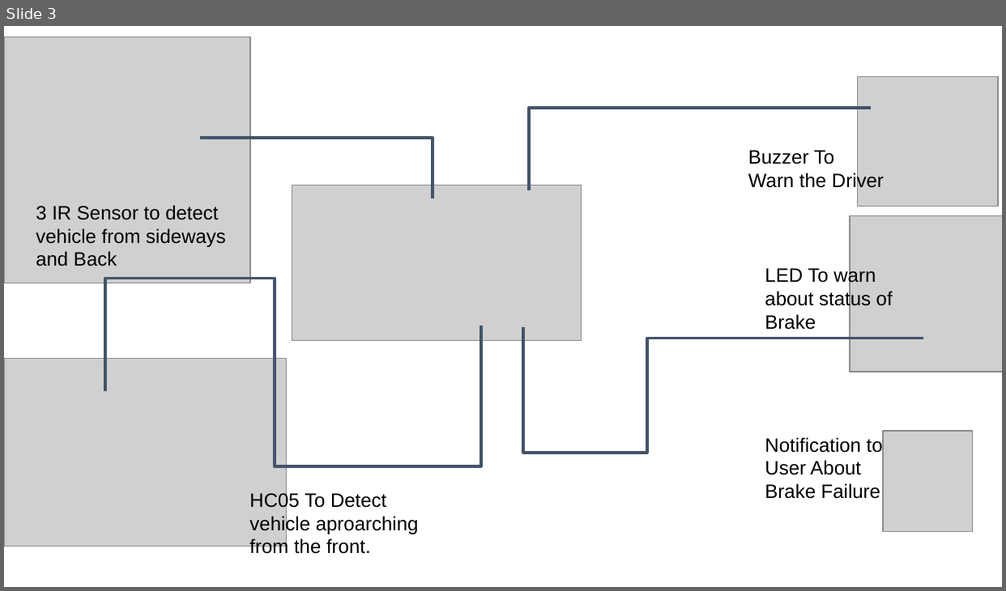
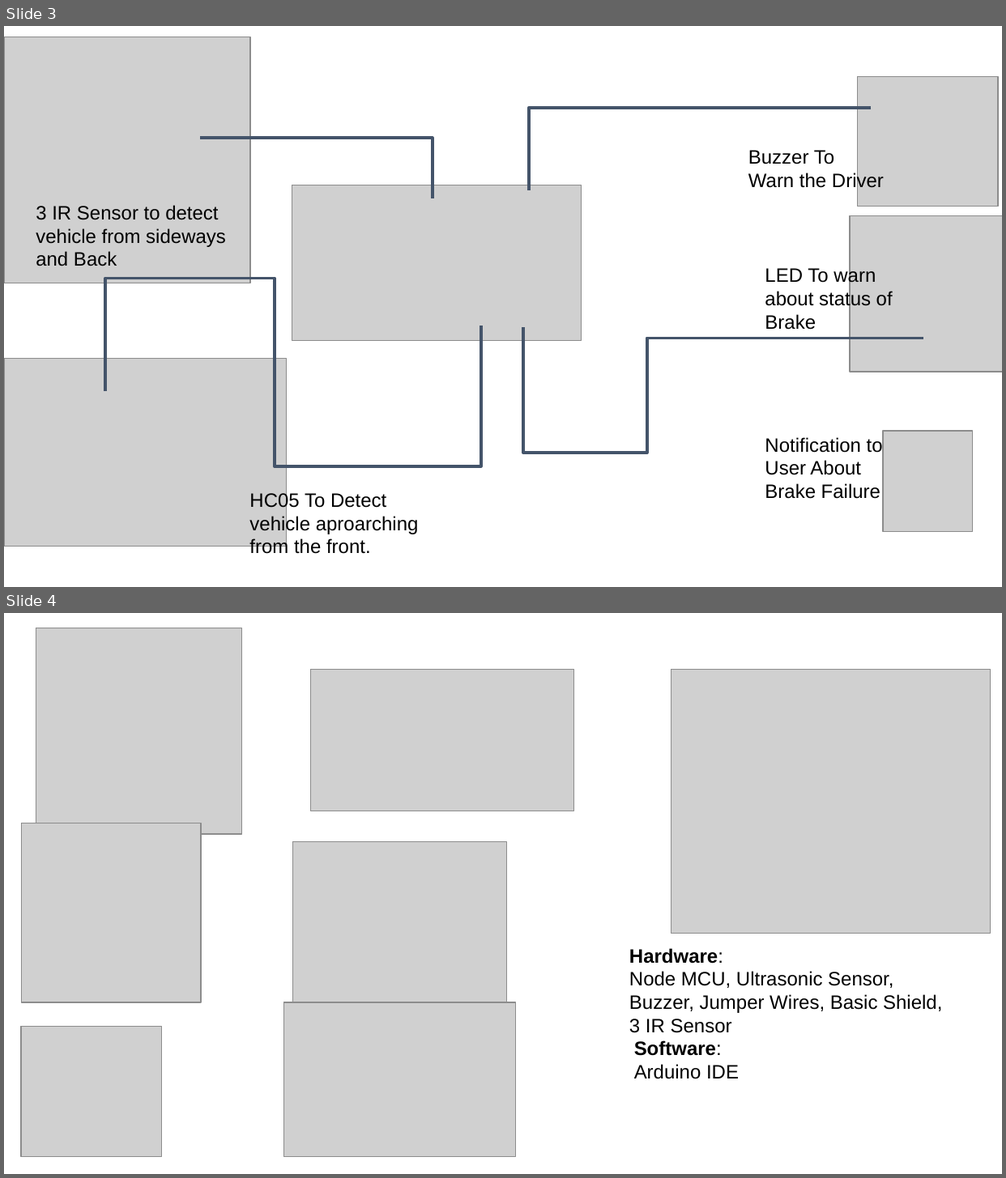
Before and after one commit to this-is-r-gaurav/SCAP, a slide deck: Dcoders.pptx. Shown one above the other, each under a label of ours: slide 3 before the commit, slides 3 and 4 after it. The pictures are 1006x591 and 1006x1178 pixels, drawn with LibreOffice and Linux fonts; fonts in the diff are those of the drawing; grey boxes stand for pictures; background and template pictures are left out. Boxes give left, top, right and bottom in pixels: in the first picture for what was removed or moved away, otherwise in the second. Text is boxed around its words. In the diff, an @@ line names an element or a change of style, - is before the commit and + after.

```diff
--- a/Dcoders.pptx
+++ b/Dcoders.pptx
@@ slide 4 added at (4, 613, 1002, 1174), background picture (left out) @@
@@ picture added at (36, 628, 241, 833) @@
@@ picture added at (310, 669, 573, 811) @@
@@ picture added at (671, 669, 991, 933) @@
@@ picture added at (22, 824, 202, 1003) @@
@@ picture added at (292, 842, 506, 1003) @@
@@ text added at (629, 948, 723, 1056), 28 pt, text #FFFFFF, bold @@
+Hardware & Software
@@ text added at (629, 971, 942, 1033), 14 pt, text #000000 @@
+Hardware:
+Node MCU, Ultrasonic Sensor, Buzzer, Jumper Wires, Basic Shield, 3 IR Sensor
@@ picture added at (283, 1002, 515, 1157) @@
@@ picture added at (21, 1027, 162, 1157) @@
@@ text added at (634, 1064, 739, 1080), 14 pt, text #000000 @@
+Software:
+Arduino IDE
```
Also in this commit, not shown: 1 slide changed, 2 other slides added, 1 slide removed.
